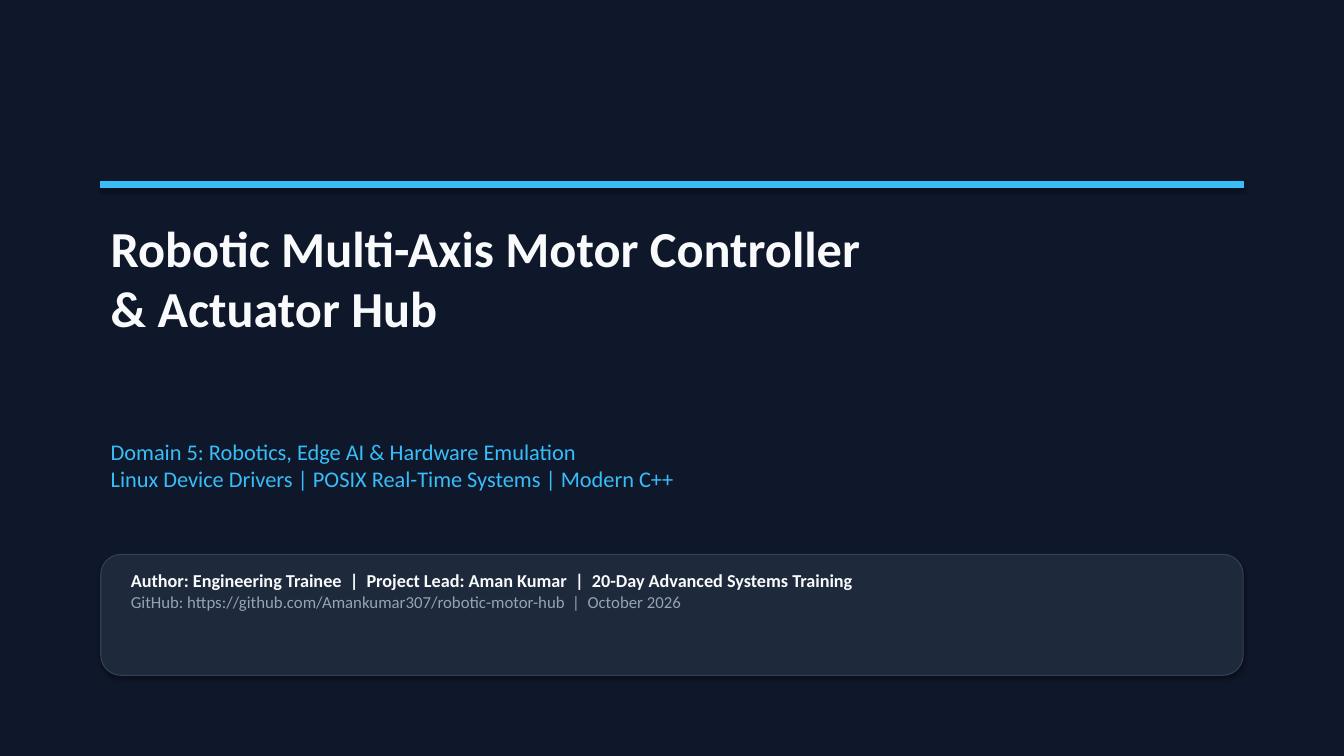
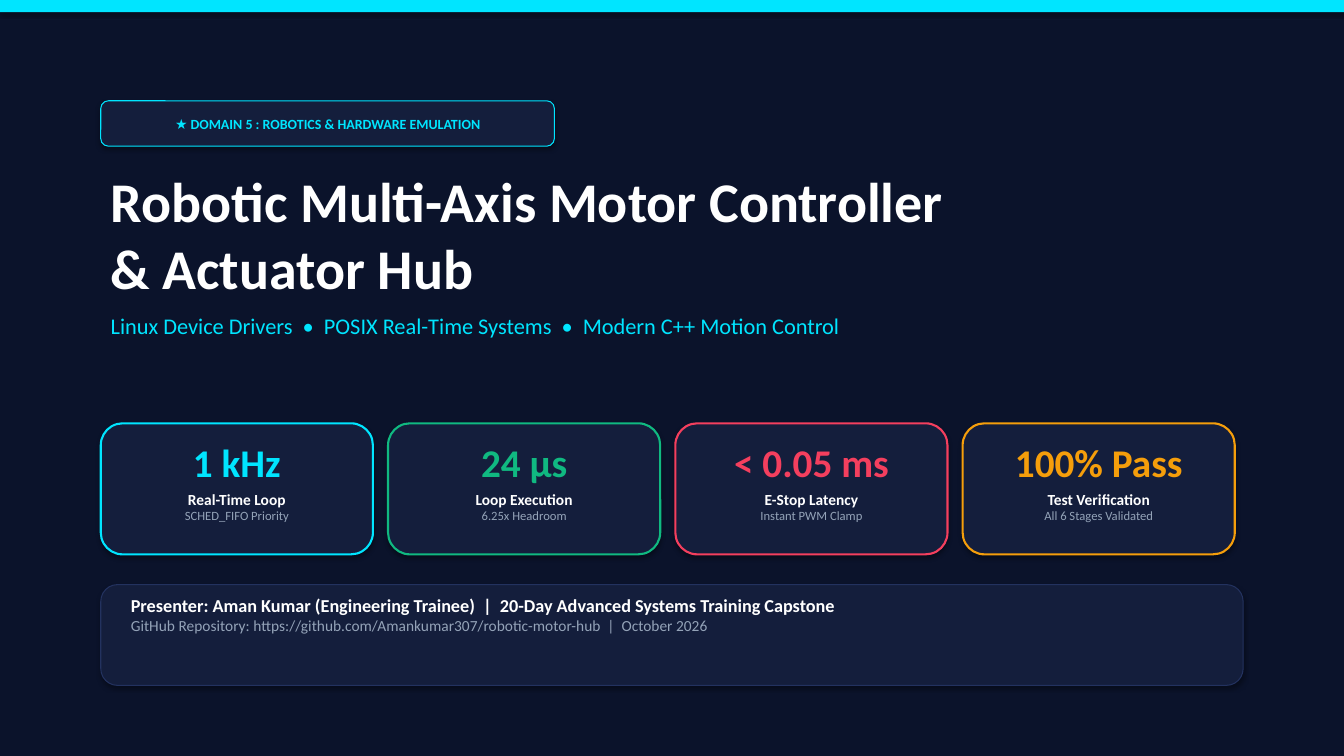
Before and after one commit to Amankumar307/robotic-motor-hub, a slide deck: slide 1 of docs/Robotic_Motor_Hub_Presentation.pptx. Drawn at 1344x756 pixels with LibreOffice and Linux fonts; fonts in the diff are those of the drawing. Boxes give left, top, right and bottom in pixels: in the first picture for what was removed or moved away, otherwise in the second. Text is boxed around its words. In the diff, an @@ line names an element or a change of style, - is before the commit and + after.

Commit message:
docs(presentation): Upgrade presentation with vibrant color cards, metrics dashboard, and interactive HTML deck

```diff
--- a/docs/Robotic_Motor_Hub_Presentation.pptx
+++ b/docs/Robotic_Motor_Hub_Presentation.pptx
@@ rectangle at [0,0,1344,756]: fill #0F172A to #0B132B; outline #0F172A 0.75 pt to none @@
@@ rectangle: place and size @@
-rectangle at [101,181,1243,188]
+rectangle at [0,0,1344,12]
@@ rectangle at [0,0,1344,12]: fill #38BDF8 to #00E5FF; outline #38BDF8 0.75 pt to none @@
@@ rounded rectangle added at [101,101,555,146], fill #141E3C, outline #00E5FF 0.75 pt, 10 pt, text #00E5FF, bold @@
+★ DOMAIN 5 : ROBOTICS & HARDWARE EMULATION
@@ text at [111,182,942,338]: text changed; text colour #38BDF8 to #00E5FF @@
-Domain 5: Robotics, Edge AI & Hardware Emulation
-Linux Device Drivers | POSIX Real-Time Systems | Modern C++
+Robotic Multi-Axis Motor Controller
+& Actuator Hub
+Linux Device Drivers • POSIX Real-Time Systems • Modern C++ Motion Control
@@ text removed at [111,231,860,328] @@
-Robotic Multi-Axis Motor Controller
-& Actuator Hub
@@ rounded rectangle added at [101,423,373,555], fill #141E3C, outline #00E5FF 1.5 pt @@
@@ text added at [185,449,289,522], 9 pt, text #94A3B8 @@
+1 kHz
+Real-Time Loop
+SCHED_FIFO Priority
@@ rounded rectangle added at [388,423,660,555], fill #141E3C, outline #10B981 1.5 pt @@
@@ rounded rectangle added at [676,423,948,555], fill #141E3C, outline #F43F5E 1.5 pt @@
@@ rounded rectangle added at [963,423,1235,555], fill #141E3C, outline #F59E0B 1.5 pt @@
@@ text added at [476,451,572,520], 11 pt, text #FFFFFF, bold @@
+24 µs
+Loop Execution
+6.25x Headroom
@@ text added at [760,451,888,522], 9 pt, text #94A3B8, bold @@
+< 0.05 ms
+E-Stop Latency
+Instant PWM Clamp
@@ text added at [1015,450,1183,522], 9 pt, text #94A3B8, bold @@
+100% Pass
+Test Verification
+All 6 Stages Validated
@@ rounded rectangle: place and size @@
-rounded rectangle at [101,555,1243,676]
+rounded rectangle at [101,585,1243,686]
@@ rounded rectangle at [101,585,1243,686]: fill #1E293B to #141E3C; outline #334155 0.75 pt to #23325F 0.75 pt @@
@@ text at [131,598,834,634]: text changed; size 13 to 11 pt; text colour #F8FAFC to #94A3B8; bold off @@
-Author: Engineering Trainee | Project Lead: Aman Kumar | 20-Day Advanced Systems Training
-GitHub: https://github.com/Amankumar307/robotic-motor-hub | October 2026
+Presenter: Aman Kumar (Engineering Trainee) | 20-Day Advanced Systems Training Capstone
+GitHub Repository: https://github.com/Amankumar307/robotic-motor-hub | October 2026
```
Also in this commit, not shown: 10 other slides changed, 1 slide added, 1 slide removed, 1 other file.
